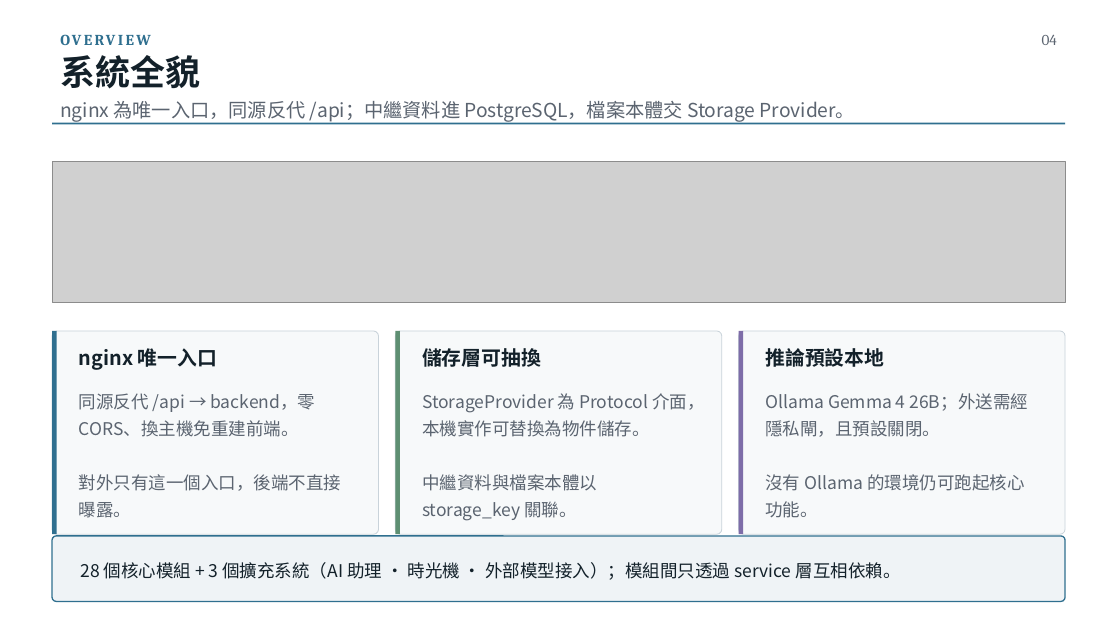
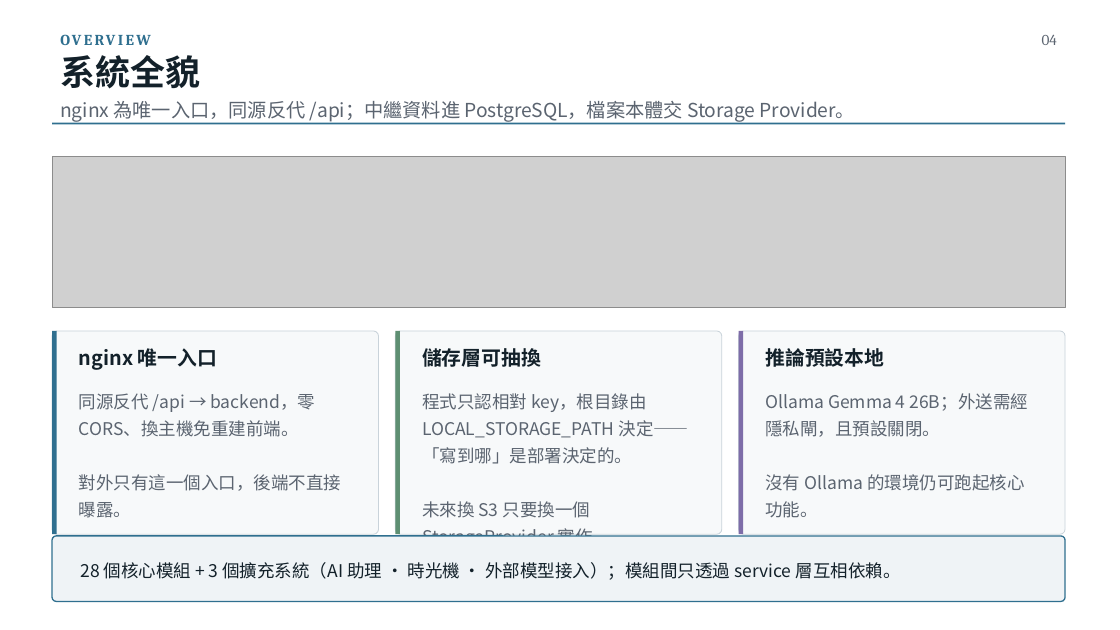
Before and after one commit to billwu101/CloudDrive, a slide deck: slide 4 of doc/ppt/CloudDrive_專題報告_v3.0.pptx. Drawn at 1120x630 pixels with LibreOffice and Linux fonts; fonts in the diff are those of the drawing; grey boxes stand for pictures. Boxes give left, top, right and bottom in pixels: in the first picture for what was removed or moved away, otherwise in the second. Text is boxed around its words. In the diff, an @@ line names an element or a change of style, - is before the commit and + after.

```diff
--- a/doc/ppt/CloudDrive_專題報告_v3.0.pptx
+++ b/doc/ppt/CloudDrive_專題報告_v3.0.pptx
@@ picture: place and size @@
-picture at (52, 162, 1065, 303)
+picture at (52, 157, 1065, 308)
@@ text at (422, 393, 689, 518): text changed @@
-StorageProvider 為 Protocol 介面，本機實作可替換為物件儲存。
-中繼資料與檔案本體以 storage_key 關聯。
+程式只認相對 key，根目錄由 LOCAL_STORAGE_PATH 決定——「寫到哪」是部署決定的。
+未來換 S3 只要換一個 StorageProvider 實作。
```
Also in this commit, not shown: 11 other slides changed, 1 slide added, 3 other files.
